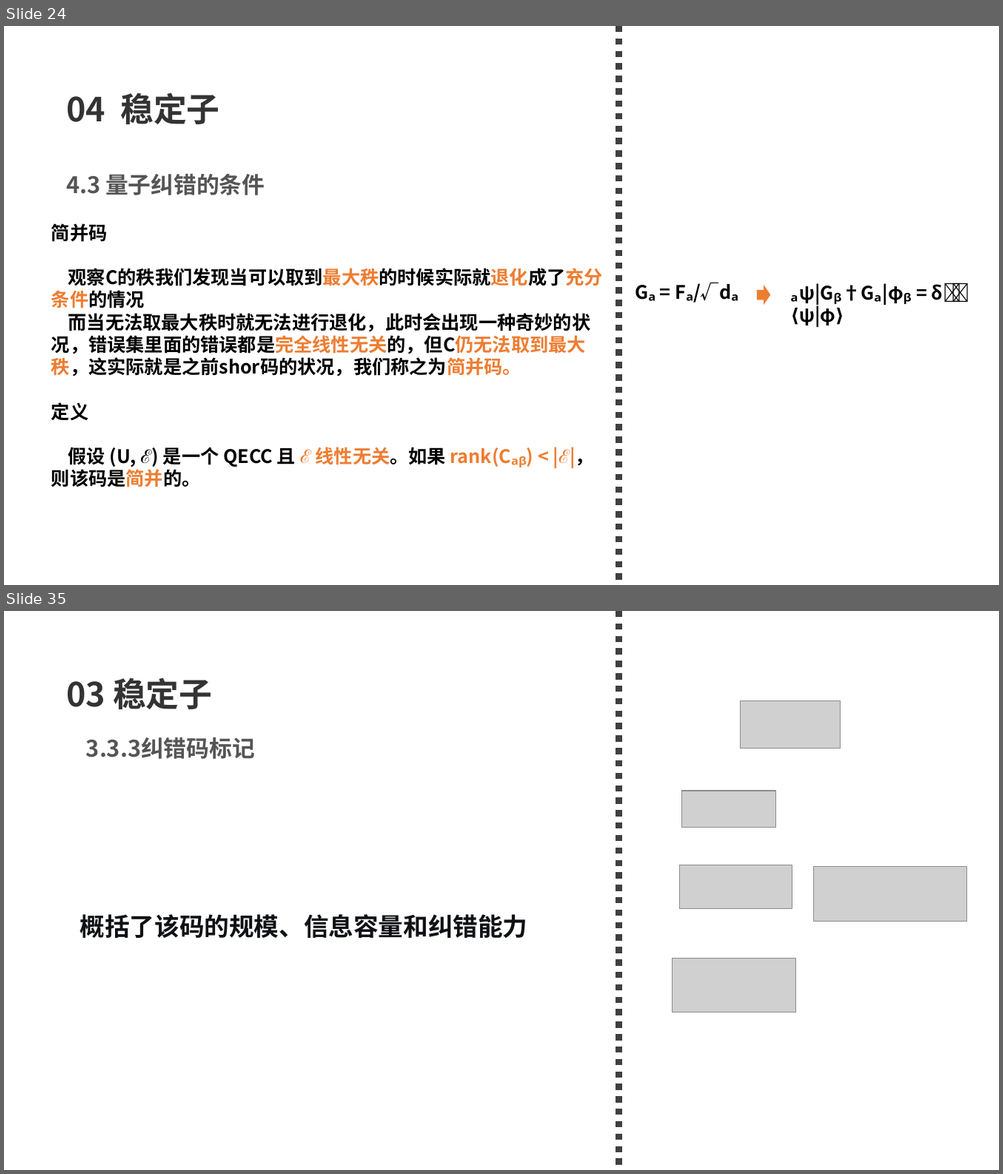
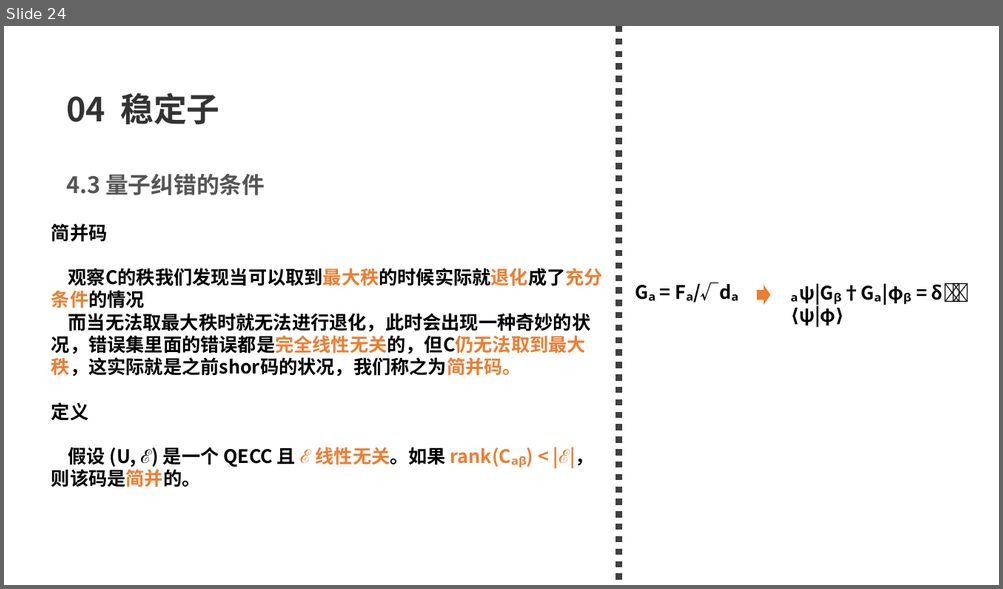
Before and after one commit to 77-223255/LM_QEC, a slide deck: what_i_learn/2026_量子纠错导论.pptx. Shown one above the other, each under a label of ours: slides 24 and 35 before the commit, slide 24 after it; the slides between them are not shown. The pictures are 1003x1174 and 1003x589 pixels, drawn with LibreOffice and Linux fonts; fonts in the diff are those of the drawing; grey boxes stand for pictures. Boxes give left, top, right and bottom in pixels: in the first picture for what was removed or moved away, otherwise in the second. Text is boxed around its words. In the diff, an @@ line names an element or a change of style, - is before the commit and + after.

Commit message:
2026-05-27 组会记录：距离/错误检测/等价码概念 & 更新纠错导论PPT

```diff
--- a/what_i_learn/2026_量子纠错导论.pptx
+++ b/what_i_learn/2026_量子纠错导论.pptx
@@ slide 35 removed at (4,611,999,1170), background #FFFFFF @@
@@ line removed from (619, 611) to (619, 1170) @@
@@ text removed at (66,678,212,709) @@
-03 稳定子
@@ picture removed at (740,701,840,749) @@
@@ text removed at (86,738,255,759) @@
-3.3.3纠错码标记
@@ picture removed at (681,791,776,827) @@
@@ picture removed at (679,866,792,908) @@
@@ picture removed at (814,867,967,921) @@
@@ text removed at (80,914,528,938) @@
-概括了该码的规模、信息容量和纠错能力
@@ picture removed at (672,959,797,1012) @@
```
Also in this commit, not shown: 2 slides changed, 6 slides added, 8 other slides removed, 2 other files.
